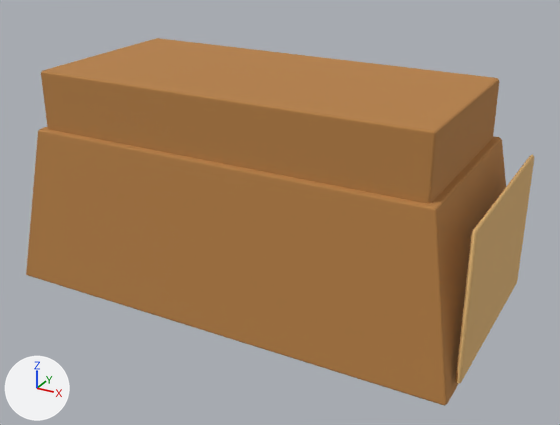
An edit to the glTF model assets/kitchen/ingredients/Bread.glb, drawn before and after from the same camera.
One viewpoint serves both versions: a 50 mm lens placed at (0.155, -0.27, 0.17), pointed at (0.009, -0.005, 0.037). The axes (+X, +Y, +Z) are drawn at lower left. The lights are the same throughout. The older version comes first. Vertices at exactly the same position are counted once.

Objects in the first picture: 'Bread'.
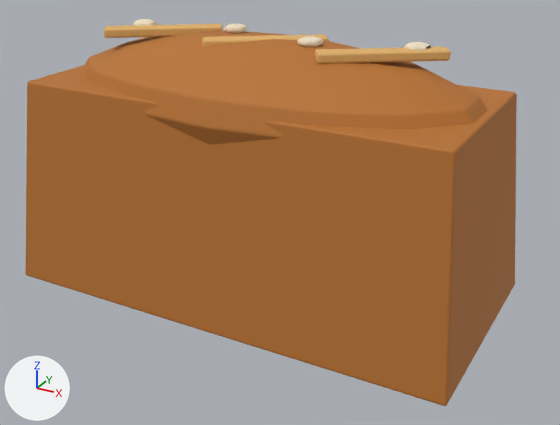
Location of each change, [x1, y1, x2, y2] in pixels of the pictures (560 x 425 px):
'Bread', reshaped, moved: before [26, 38, 534, 406]; after [25, 19, 517, 406]
part 1 of me_bread, rebuilt (22% taller): before [26, 127, 506, 406]; after [25, 65, 517, 406]
part 2 of me_bread, added (orange): after [83, 31, 488, 145]
part 3 of me_bread, added: after [133, 19, 156, 26]
part 4 of me_bread, added: after [224, 23, 248, 33]
part 5 of me_bread, added: after [297, 36, 323, 47]
part 6 of me_bread, added: after [404, 42, 431, 50]
part 7 of me_bread, added (orange): after [315, 47, 451, 64]
part 8 of me_bread, added: after [202, 34, 329, 47]
part 9 of me_bread, added (orange): after [104, 24, 223, 38]
part 10 of me_bread, deleted (beige): before [456, 154, 534, 384]
part 11 of me_bread, deleted (orange): before [41, 38, 499, 204]

Patch to the scene script:
```diff
--- a/assets/kitchen/ingredients/Bread.glb.py
+++ b/assets/kitchen/ingredients/Bread.glb.py
@@ me_bread @@
-me_bread.from_pydata(...)  # 64 vertices, 116 faces; spans x -0.1..0.102, y -0.05..0.05, z -0.035..0.06
-me_bread.materials.append(mat_lp_crust)  # orange #b88145
-me_bread.materials.append(mat_lp_bread)  # beige #e5b876
+me_bread.from_pydata(...)  # 1024 vertices, 2012 faces; spans x -0.1..0.1, y -0.05..0.05, z 0.0..0.112
+# me_bread part 1: the loose piece of 24 vertices spanning x -0.1..0.1, y -0.05..0.05, z -0.035..0.035 is rebuilt with 56 vertices and now spans x -0.1..0.1, y -0.05..0.05, z 0.0..0.09, in mat_lp_breadcrust (orange #b9732f)
+# me_bread part 2: a new loose piece of 240 vertices spanning x -0.092..0.092, y -0.045..0.045, z 0.06..0.11, in mat_lp_breadcrust (orange #b9732f)
+# me_bread part 3: a new loose piece of 140 vertices spanning x -0.065..-0.055, y -0.005..0.005, z 0.108..0.112, in mat_lp_breadflour (beige #f1e3c6)
+# me_bread part 4: a new loose piece of 140 vertices spanning x -0.025..-0.015, y 0.005..0.015, z 0.108..0.112, in mat_lp_breadflour (beige #f1e3c6)
+# me_bread part 5: a new loose piece of 140 vertices spanning x 0.015..0.025, y -0.005..0.005, z 0.108..0.112, in mat_lp_breadflour (beige #f1e3c6)
+# me_bread part 6: a new loose piece of 140 vertices spanning x 0.055..0.065, y 0.005..0.015, z 0.108..0.112, in mat_lp_breadflour (beige #f1e3c6)
+# me_bread part 7: a new loose piece of 56 vertices spanning x 0.028..0.072, y -0.017..0.017, z 0.106..0.11, in mat_lp_breadscore (orange #e4b36a)
+# me_bread part 8: a new loose piece of 56 vertices spanning x -0.022..0.022, y -0.017..0.017, z 0.106..0.11, in mat_lp_breadscore (orange #e4b36a)
+# me_bread part 9: a new loose piece of 56 vertices spanning x -0.072..-0.028, y -0.017..0.017, z 0.106..0.11, in mat_lp_breadscore (orange #e4b36a)
+# me_bread part 10: the loose piece of 16 vertices spanning x 0.1..0.102, y -0.043..0.043, z -0.03..0.03 is deleted
+# me_bread part 11
+# 24 vertices are removed from x -0.085..0.085, y -0.04..0.04, z 0.03..0.06
+# 44 faces are deleted
+me_bread.materials.append(mat_lp_breadcrust)  # orange #b9732f
+me_bread.materials.append(mat_lp_breadscore)  # orange #e4b36a
+me_bread.materials.append(mat_lp_breadflour)  # beige #f1e3c6
@@ ob_bread @@
 ob_bread = bpy.data.objects.new('Bread', me_bread)
-ob_bread.location = (0.0, 0.0, 0.035)
+ob_bread.location = (0.0, 0.0, 0.0)
```
